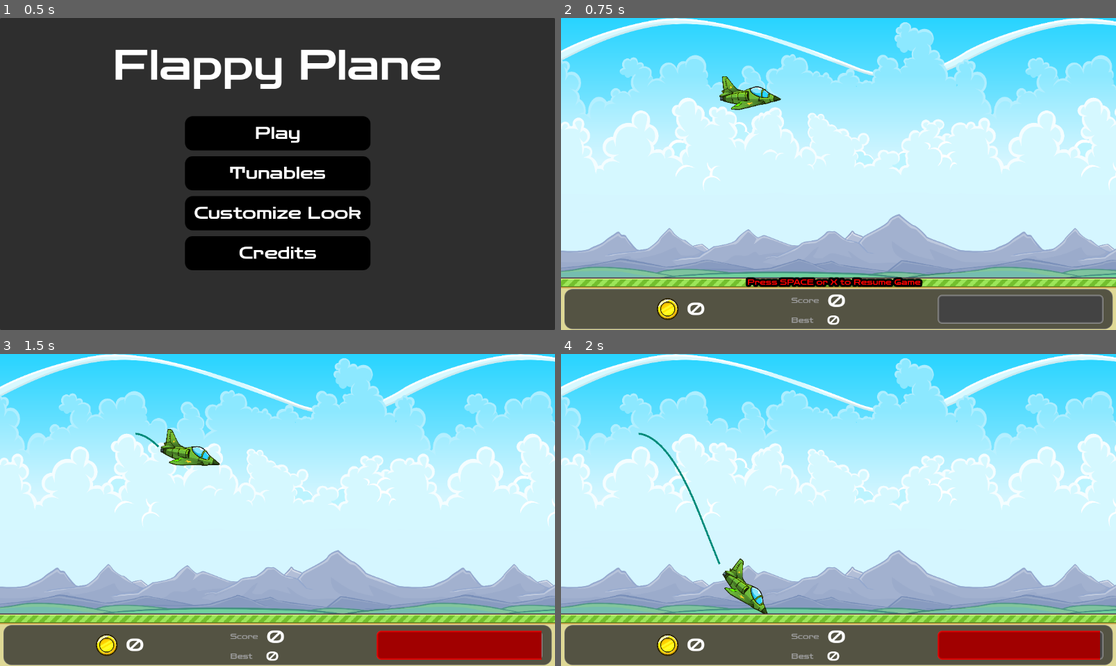
Above: before the commit, frames 1-4 (two rows, left to right).
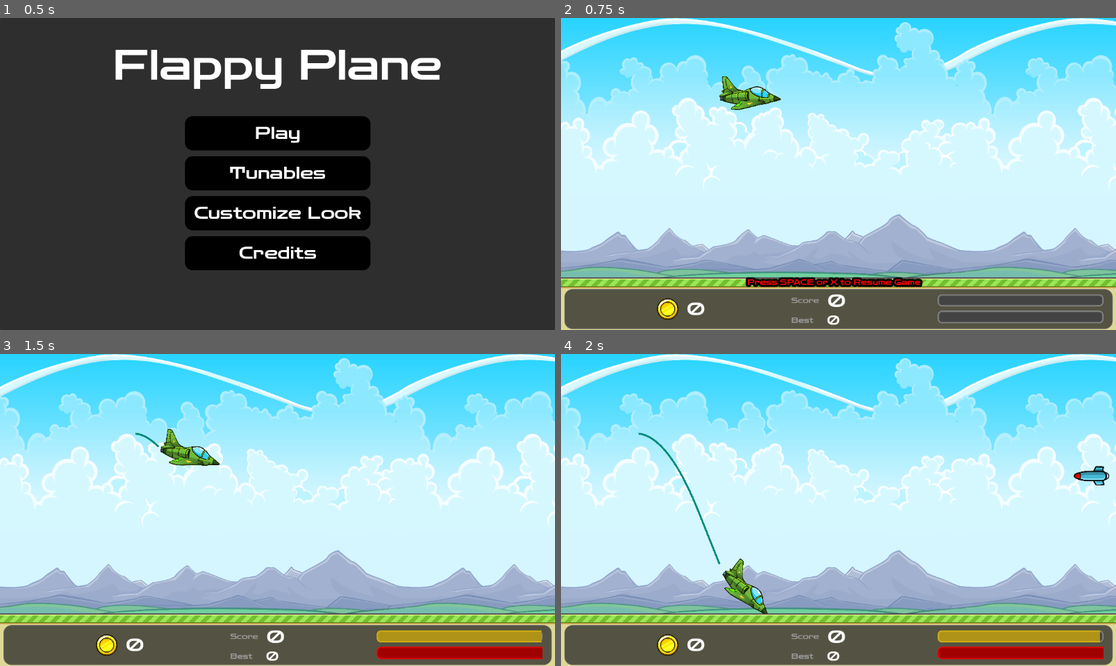
Above: after the commit, the same moments.

Repository: matrndev/flappy-plane
Game: Godot game, scene res://scenes/main_menu.tscn
The game is run twice, just before and just after one commit, with the same random seed, the same clock (stepped at 60 frames per second) and the same inputs.
Inputs:
- Up to frame 1 (0.5 s): no input
- Up to frame 2 (0.75 s): click "Play" at 0.5 s
- Up to frame 3 (1.5 s): tap Space (keyboard_space) at 1.25 s; hold A (keyboard_a) from 1.28 s (still down)
- Up to frame 4 (2 s): keep holding A (keyboard_a)

Frame 1 is identical in both runs. In frame 2, 0.3% of the frame differs, in the area x 67-98%, y 88-98%; in frame 3, 1.7%; in frame 4, 2.0%, in the area x 67-99%, y 35-98%.

Commit message:
add health system and make torpedoes work

Diff:
--- a/scenes/game_stats.tscn
+++ b/scenes/game_stats.tscn
@@ -32,6 +32,17 @@
 corner_detail = 10
 
 [sub_resource type="StyleBoxFlat" id="StyleBoxFlat_thv0x"]
+bg_color = Color(0.6816288, 0.5742902, 0.09210732, 1)
+border_width_left = 4
+border_width_top = 4
+border_width_bottom = 4
+border_color = Color(0.8640058, 0.7160659, 0.052937835, 1)
+border_blend = true
+corner_radius_top_left = 8
+corner_radius_bottom_left = 8
+corner_detail = 10
+
+[sub_resource type="StyleBoxFlat" id="StyleBoxFlat_kqpaf"]
 bg_color = Color(0.6322254, 1.9492954e-06, 3.3691526e-07, 1)
 border_width_left = 4
 border_width_top = 4
@@ -42,17 +53,7 @@
 corner_radius_bottom_left = 8
 corner_detail = 10
 
-[sub_resource type="StyleBoxFlat" id="StyleBoxFlat_kqpaf"]
-bg_color = Color(0.28627452, 0, 1, 1)
-border_width_left = 4
-border_width_top = 4
-border_width_bottom = 4
-border_color = Color(0.4580359, 0.30179226, 1, 1)
-border_blend = true
-corner_radius_top_left = 8
-corner_radius_bottom_left = 8
-
-[node name="GameStats" type="Control"]
+[node name="GameStats" type="Control" unique_id=622121016]
 layout_mode = 3
 anchors_preset = 15
 anchor_right = 1.0
@@ -61,41 +62,40 @@
 grow_vertical = 2
 script = ExtResource("1_ul0qu")
 
-[node name="Panel" type="Panel" parent="."]
+[node name="Panel" type="Panel" parent="." unique_id=363102599]
 layout_mode = 0
 offset_left = 13.714233
 offset_right = 1152.0
 offset_bottom = 83.0
 theme_override_styles/panel = SubResource("StyleBoxFlat_8j22x")
 
-[node name="FuelBar" type="ProgressBar" parent="."]
+[node name="FuelBar" type="ProgressBar" parent="." unique_id=454286152]
 layout_mode = 0
 offset_left = 789.0
-offset_top = 12.0
+offset_top = 11.0
 offset_right = 1133.0
-offset_bottom = 72.0
+offset_bottom = 36.0
 theme_override_styles/background = SubResource("StyleBoxFlat_ul0qu")
 theme_override_styles/fill = SubResource("StyleBoxFlat_thv0x")
 value = 25.0
 show_percentage = false
 
-[node name="FuelBar2" type="ProgressBar" parent="."]
-visible = false
+[node name="HealthBar" type="ProgressBar" parent="." unique_id=544855285]
 layout_mode = 0
-offset_left = 796.0
-offset_top = 91.0
-offset_right = 1140.0
-offset_bottom = 117.0
+offset_left = 789.0
+offset_top = 45.0
+offset_right = 1133.0
+offset_bottom = 71.0
 theme_override_styles/background = SubResource("StyleBoxFlat_ul0qu")
 theme_override_styles/fill = SubResource("StyleBoxFlat_kqpaf")
 value = 25.0
 show_percentage = false
 
-[node name="FlashTimer" type="Timer" parent="."]
+[node name="FlashTimer" type="Timer" parent="." unique_id=596606602]
 wait_time = 0.25
 autostart = true
 
-[node name="HBoxContainer2" type="HBoxContainer" parent="."]
+[node name="HBoxContainer2" type="HBoxContainer" parent="." unique_id=19860865]
 layout_mode = 0
 offset_left = 206.0
 offset_top = 19.0
@@ -103,19 +103,19 @@
 offset_bottom = 64.0
 theme_override_constants/separation = 17
 
-[node name="TextureRect" type="TextureRect" parent="HBoxContainer2"]
+[node name="TextureRect" type="TextureRect" parent="HBoxContainer2" unique_id=1966667800]
 custom_minimum_size = Vector2(25.67, 26.585)
 layout_mode = 2
 texture = ExtResource("3_kqpaf")
 expand_mode = 2
 
-[node name="CoinLabel" type="Label" parent="HBoxContainer2"]
+[node name="CoinLabel" type="Label" parent="HBoxContainer2" unique_id=1142905640]
 layout_mode = 2
 theme_override_fonts/font = ExtResource("2_thv0x")
 theme_override_font_sizes/font_size = 37
 text = "21"
 
-[node name="HBoxContainer" type="HBoxContainer" parent="."]
+[node name="HBoxContainer" type="HBoxContainer" parent="." unique_id=699071543]
 layout_mode = 0
 offset_left = 485.0
 offset_top = 2.0
@@ -123,7 +123,7 @@
 offset_bottom = 47.0
 theme_override_constants/separation = 17
 
-[node name="ScoreLabel2" type="Label" parent="HBoxContainer"]
+[node name="ScoreLabel2" type="Label" parent="HBoxContainer" unique_id=870677127]
 layout_mode = 2
 size_flags_horizontal = 3
 theme_override_colors/font_color = Color(0.6052743, 0.6052744, 0.6052741, 1)
@@ -131,14 +131,14 @@
 theme_override_font_sizes/font_size = 15
 text = "Score"
 
-[node name="ScoreLabel" type="Label" parent="HBoxContainer"]
+[node name="ScoreLabel" type="Label" parent="HBoxContainer" unique_id=62980470]
 layout_mode = 2
 size_flags_horizontal = 3
 theme_override_fonts/font = ExtResource("2_thv0x")
 theme_override_font_sizes/font_size = 37
 text = "21"
 
-[node name="HBoxContainer3" type="HBoxContainer" parent="."]
+[node name="HBoxContainer3" type="HBoxContainer" parent="." unique_id=172591682]
 layout_mode = 0
 offset_left = 485.0
 offset_top = 43.0
@@ -146,7 +146,7 @@
 offset_bottom = 88.0
 theme_override_constants/separation = 17
 
-[node name="BestScoreLabel2" type="Label" parent="HBoxContainer3"]
+[node name="BestScoreLabel2" type="Label" parent="HBoxContainer3" unique_id=1439032158]
 layout_mode = 2
 size_flags_horizontal = 3
 theme_override_colors/font_color = Color(0.6052743, 0.6052744, 0.6052741, 1)
@@ -154,7 +154,7 @@
 theme_override_font_sizes/font_size = 15
 text = "Best  "
 
-[node name="BestScoreLabel" type="Label" parent="HBoxContainer3"]
+[node name="BestScoreLabel" type="Label" parent="HBoxContainer3" unique_id=552619016]
 layout_mode = 2
 size_flags_horizontal = 3
 theme_override_fonts/font = ExtResource("2_thv0x")
--- a/scenes/torpedo.tscn
+++ b/scenes/torpedo.tscn
@@ -2,6 +2,7 @@
 
 [ext_resource type="Script" uid="uid://bichtjom6nqrt" path="res://scripts/torpedo.gd" id="1_0ddwc"]
 [ext_resource type="Texture2D" uid="uid://4l8ynkdqu7cy" path="res://assets/plane_pack/planes/torpedo/torpedo.png" id="1_w885k"]
+[ext_resource type="AudioStream" uid="uid://dvn1sq1p2nrx0" path="res://assets/audio/explosion.mp3" id="3_agymq"]
 
 [sub_resource type="CapsuleShape2D" id="CapsuleShape2D_0ddwc"]
 height = 66.0
@@ -19,4 +20,7 @@
 rotation = -1.5707964
 shape = SubResource("CapsuleShape2D_0ddwc")
 
+[node name="AudioStreamPlayer2D" type="AudioStreamPlayer2D" parent="." unique_id=958028966]
+stream = ExtResource("3_agymq")
+
 [connection signal="body_entered" from="." to="." method="_on_body_entered"]
--- a/scenes/you_died.tscn
+++ b/scenes/you_died.tscn
@@ -35,7 +35,7 @@
 
 [sub_resource type="StyleBoxEmpty" id="StyleBoxEmpty_cl810"]
 
-[node name="YouDied" type="Control"]
+[node name="YouDied" type="Control" unique_id=105552005]
 layout_mode = 3
 anchors_preset = 15
 anchor_right = 1.0
@@ -46,18 +46,18 @@
 size_flags_vertical = 4
 script = ExtResource("1_k4bmk")
 
-[node name="Control" type="Control" parent="."]
+[node name="Control" type="Control" parent="." unique_id=1221607728]
 anchors_preset = 0
 offset_right = 40.0
 offset_bottom = 40.0
 
-[node name="Panel" type="Panel" parent="Control"]
+[node name="Panel" type="Panel" parent="Control" unique_id=858512873]
 layout_mode = 0
 offset_right = 1152.0
 offset_bottom = 648.0
 theme_override_styles/panel = SubResource("StyleBoxFlat_cl810")
 
-[node name="HBoxContainer" type="HBoxContainer" parent="Control"]
+[node name="HBoxContainer" type="HBoxContainer" parent="Control" unique_id=131561783]
 layout_mode = 1
 anchors_preset = 8
 anchor_left = 0.5
@@ -72,7 +72,7 @@
 grow_vertical = 2
 theme_override_constants/separation = 239
 
-[node name="MainMenuButton" type="Button" parent="Control/HBoxContainer"]
+[node name="MainMenuButton" type="Button" parent="Control/HBoxContainer" unique_id=1414107854]
 layout_mode = 2
 theme_override_colors/font_color = Color(1, 1, 1, 1)
 theme_override_colors/font_pressed_color = Color(1, 0, 0, 1)
@@ -85,7 +85,7 @@
 theme_override_styles/focus = SubResource("StyleBoxEmpty_cl810")
 text = "Main Menu"
 
-[node name="PlayAgainButton" type="Button" parent="Control/HBoxContainer"]
+[node name="PlayAgainButton" type="Button" parent="Control/HBoxContainer" unique_id=1543377978]
 layout_mode = 2
 theme_override_colors/font_color = Color(1, 1, 1, 1)
 theme_override_colors/font_pressed_color = Color(1, 0, 0, 1)
@@ -98,7 +98,7 @@
 theme_override_styles/focus = SubResource("StyleBoxEmpty_cl810")
 text = "Play Again"
 
-[node name="YouDiedLabel" type="Label" parent="Control"]
+[node name="YouDiedLabel" type="Label" parent="Control" unique_id=690004120]
 layout_mode = 1
 anchors_preset = 8
 anchor_left = 0.5
--- a/scripts/cheat_code_menu.gd
+++ b/scripts/cheat_code_menu.gd
@@ -16,6 +16,8 @@
 			$"../Player".fuel_remaining += 2000
 		"CLEARSTATS":
 			SavedStats.reset_all()
+		"ANAPPLE":
+			$"../Player".health += 500
 		"":
 			pass
 		_:
--- a/scripts/game.gd
+++ b/scripts/game.gd
@@ -161,7 +161,7 @@
 func _on_torpedo_timer_timeout() -> void:
 	if hold or is_refueling:
 		return
-	if score < 5: # torpedoes don't spawn until certain score reached TODO: TunableVariables
+	if score < 0: # torpedoes don't spawn until certain score reached TODO: TunableVariables
 		return
 	generate_torpedo()
 
@@ -194,6 +194,7 @@
 	torpedo.position.x = screen_size.x + 50
 	torpedo.position.y = (screen_size.y - ground_height) / 2.0 + randi_range(-torpedo_variability, torpedo_variability)
 	torpedo.hit.connect(torpedo_hit)
+	torpedo.hit.connect($Player.hit_animation)
 	torpedo.add_to_group("torpedoes")
 	add_child(torpedo)
 	torpedoes.append(torpedo)
@@ -248,7 +249,7 @@
 	refueling_finalized.emit()
 
 func torpedo_hit() -> void:
-	$Player.dead = true
+	$Player.health -= 25
 
 func coin_hit() -> void:
 	coin_score += 1
--- a/scripts/game_stats.gd
+++ b/scripts/game_stats.gd
@@ -5,8 +5,10 @@
 var coins: int = 0
 var fuel_warning: bool = false
 var best_score: int = 0
+var health_remaining: float = 0.0
 
 @onready var fuel_bar: ProgressBar = $FuelBar
+@onready var health_bar: ProgressBar = $HealthBar
 @onready var score_label: Label = $HBoxContainer/ScoreLabel
 @onready var coin_label: Label = $HBoxContainer2/CoinLabel
 @onready var best_score_label: Label = $HBoxContainer3/BestScoreLabel
@@ -22,6 +24,7 @@
 	if score < best_score:
 		$HBoxContainer/ScoreLabel.modulate = Color("#ffffff")
 	fuel_bar.value = fuel_remaining
+	health_bar.value = health_remaining
 	best_score_label.text = str(best_score)
 	score_label.text = str(score)
 	coin_label.text = str(coins)
--- a/scripts/player.gd
+++ b/scripts/player.gd
@@ -16,6 +16,7 @@
 var ready_to_start: bool = true
 var gravity_enabled: bool = true
 var fuel_remaining: float = 100.0
+var health: float = 100.0
 
 var sprite_path: String
 
@@ -34,6 +35,9 @@
 	if dead and is_on_floor():
 		$Sprite2D.self_modulate.a -= 0.02 # vanish
 		return
+
+	if dead:
+		health = 0
 
 	if not is_on_floor() and gravity_enabled:
 		velocity.y += gravity * delta
@@ -63,6 +67,10 @@
 		fuel_remaining -= fuel_consumption * 50
 		$WingSound.play()
 
+	if health <= 0:
+		health = 0
+		dead = true
+
 	if not dead:
 		fuel_remaining -= fuel_consumption
 		if fuel_remaining <= 0:
@@ -72,6 +80,9 @@
 		$"../GameStats".fuel_remaining = fuel_remaining
 		$"../GameStats".fuel_warning = true
 
+	$"../GameStats".health_remaining = health
+
+
 	move_and_slide()
 
 func die() -> void:
@@ -80,6 +91,7 @@
 func reset() -> void:
 	die()
 	dead = false
+	health = 100.0
 	$"../GameStats".fuel_warning = false
 	position.y = 200
 	velocity.y = 0
@@ -101,3 +113,8 @@
 	# jump
 	velocity.y = jump_velocity
 	# make first jump free fuel_remaining -= fuel_consumption * 50
+
+func hit_animation() -> void:
+	$Sprite2D.modulate = Color("ff0000")
+	var tween: Tween = create_tween()
+	tween.tween_property($Sprite2D, "modulate", Color.WHITE, 1.0)
--- a/scripts/torpedo.gd
+++ b/scripts/torpedo.gd
@@ -3,8 +3,11 @@
 
 signal hit
 
+var was_hit: bool = false
 
 func _on_body_entered(body: Node2D) -> void:
-	if body.name == "Player":
-		print("torpedo hit :(")
+	if body.name == "Player" and not was_hit:
+		$AudioStreamPlayer2D.play()
+		was_hit = true
 		hit.emit()
+		hide()
Not shown, added: assets/audio/explosion.mp3.import
Not shown: 1 places in scenes/game_stats.tscn that only renumber resources
Not shown: 1 places in scenes/you_died.tscn that only renumber resources
Not shown, added: assets/audio/explosion.mp3
